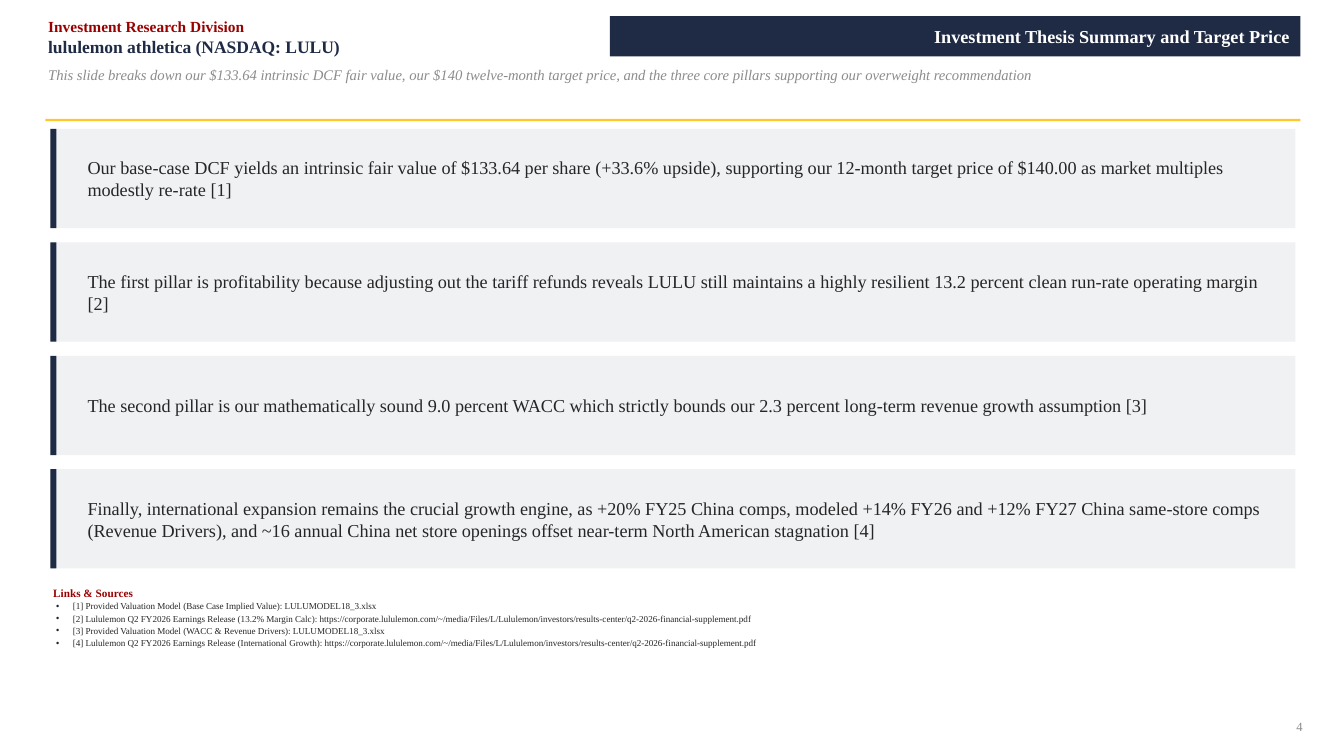
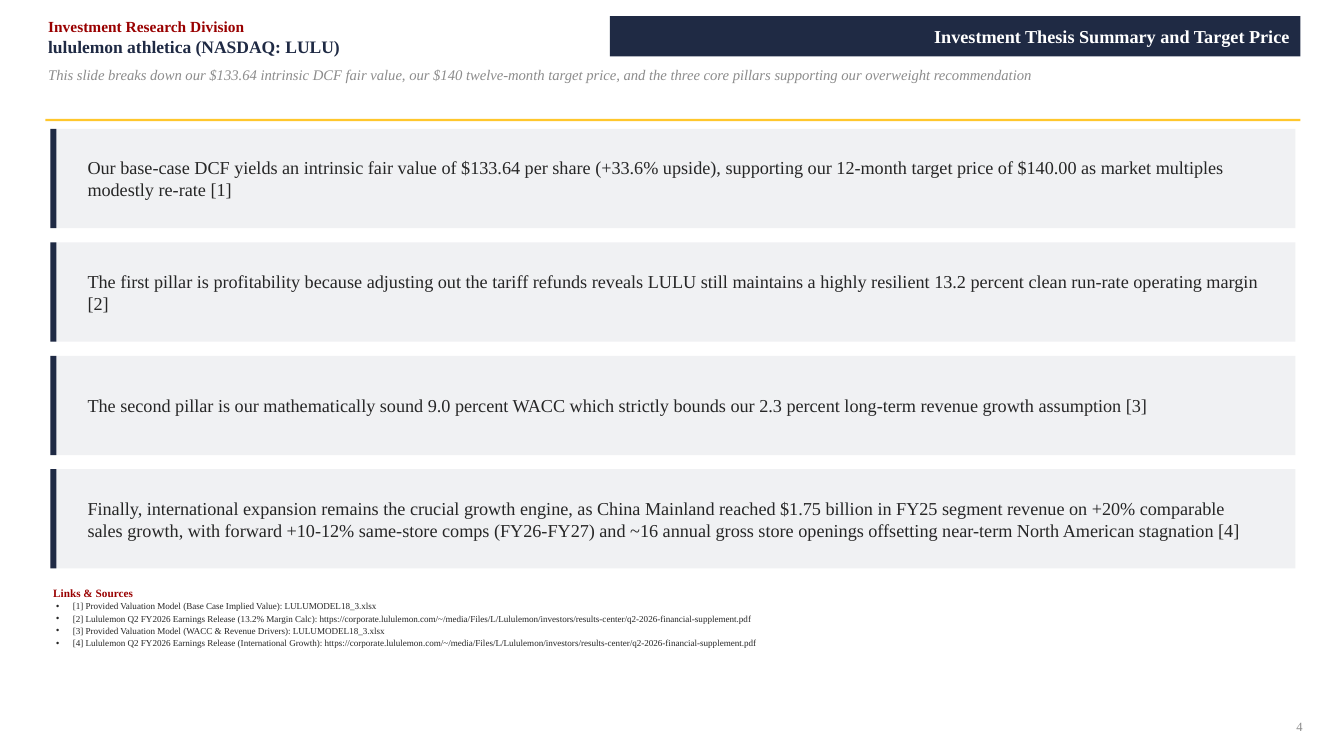
Before and after one commit to vengeanceaiUSC/RM, a slide deck: slide 4 of LULU/LULU_Investment_Pitch_Deck.pptx. Drawn at 1344x756 pixels with LibreOffice and Linux fonts; fonts in the diff are those of the drawing. Boxes give left, top, right and bottom in pixels: in the first picture for what was removed or moved away, otherwise in the second. Text is boxed around its words. In the diff, an @@ line names an element or a change of style, - is before the commit and + after.

```diff
--- a/LULU/LULU_Investment_Pitch_Deck.pptx
+++ b/LULU/LULU_Investment_Pitch_Deck.pptx
@@ text at bbox=[88, 502, 1239, 541]: text changed @@
-Finally, international expansion remains the crucial growth engine, as +20% FY25 China comps, modeled +14% FY26 and +12% FY27 China same-store comps (Revenue Drivers), and ~16 annual China net store openings offset near-term North American stagnation [4]
+Finally, international expansion remains the crucial growth engine, as China Mainland reached $1.75 billion in FY25 segment revenue on +20% comparable sales growth, with forward +10-12% same-store comps (FY26-FY27) and ~16 annual gross store openings offsetting near-term North American stagnation [4]
```
Also in this commit, not shown: 3 other files.
